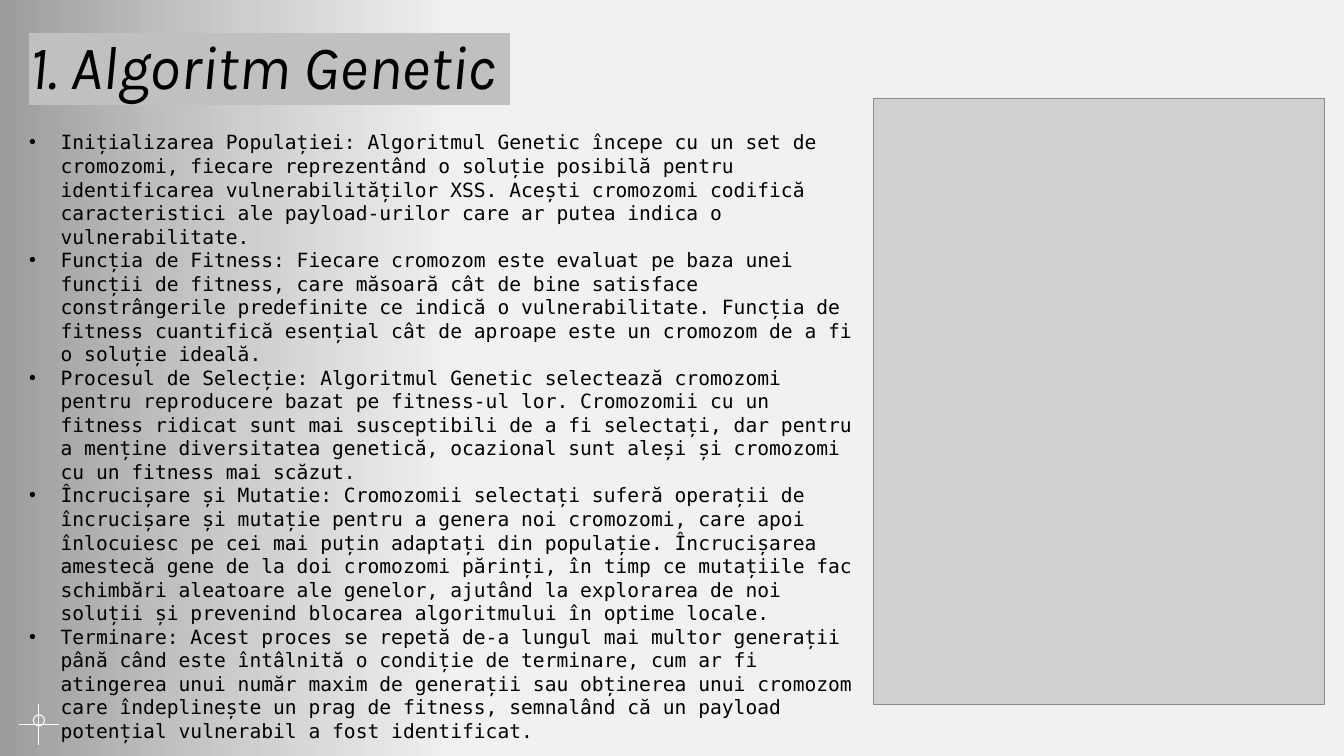
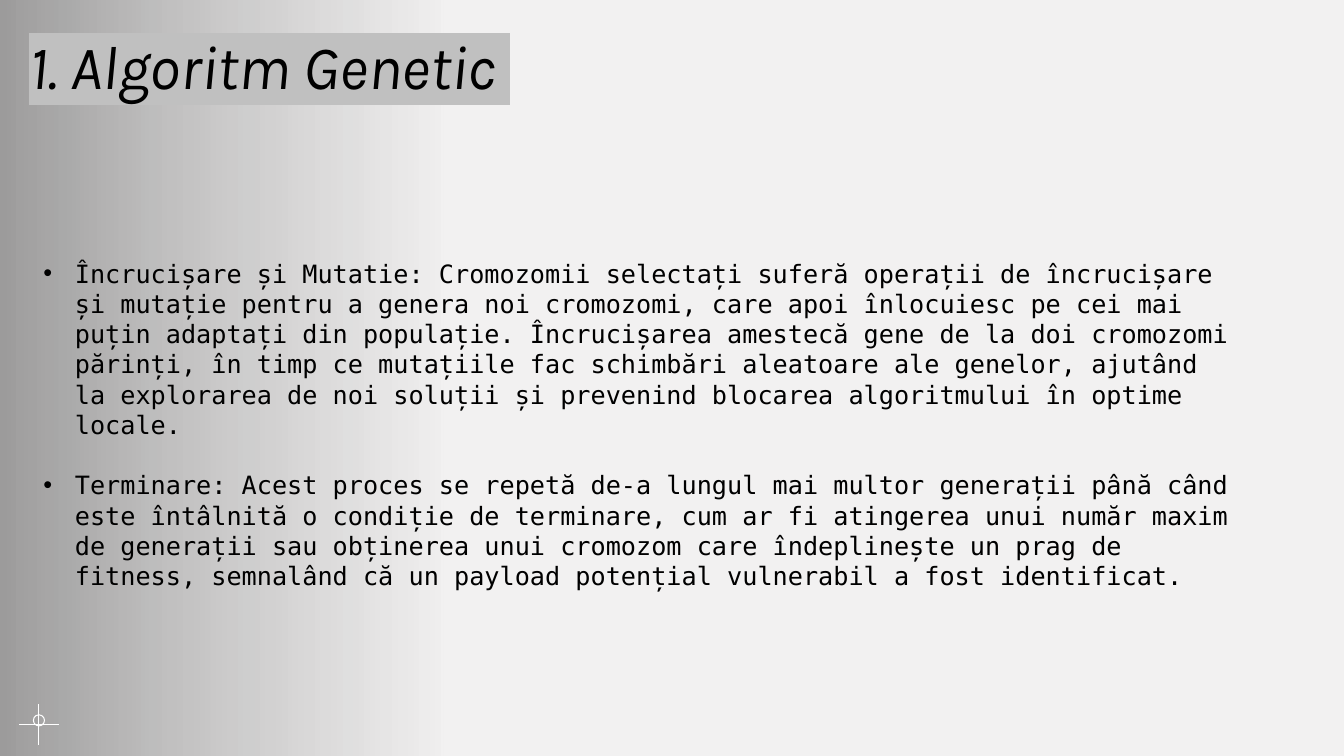
Before and after one commit to AntonioN09/ProiectTSS, a slide deck: slide 10 of Proiect_TSS.pptx. Drawn at 1344x756 pixels with LibreOffice and Linux fonts; fonts in the diff are those of the drawing; grey boxes stand for pictures; background and template pictures are left out. Boxes give left, top, right and bottom in pixels: in the first picture for what was removed or moved away, otherwise in the second. Text is boxed around its words. In the diff, an @@ line names an element or a change of style, - is before the commit and + after.

```diff
--- a/Proiect_TSS.pptx
+++ b/Proiect_TSS.pptx
@@ picture removed at <box>873,99,1325,704</box> @@
@@ text at <box>61,134,852,480</box>: paragraphs removed @@
-• Inițializarea Populației: Algoritmul Genetic începe cu un set de cromozomi, fiecare reprezentând o soluție posibilă pentru identificarea vulnerabilităților XSS. Acești cromozomi codifică caracteristici ale payload-urilor care ar putea indica o vulnerabilitate.
-• Funcția de Fitness: Fiecare cromozom este evaluat pe baza unei funcții de fitness, care măsoară cât de bine satisface constrângerile predefinite ce indică o vulnerabilitate. Funcția de fitness cuantifică esențial cât de aproape este un cromozom de a fi o soluție ideală.
-• Procesul de Selecție: Algoritmul Genetic selectează cromozomi pentru reproducere bazat pe fitness-ul lor. Cromozomii cu un fitness ridicat sunt mai susceptibili de a fi selectați, dar pentru a menține diversitatea genetică, ocazional sunt aleși și cromozomi cu un fitness mai scăzut.
@@ text "Încrucișare și Mutatie: Cromozomii selectați ...": place and size @@
-text "Încrucișare și Mutatie: Cromozomii selectați ..." at <box>61,134,852,719</box>
+text "Încrucișare și Mutatie: Cromozomii selectați ..." at <box>75,262,1228,561</box>
@@ text "Încrucișare și Mutatie: Cromozomii selectați ..." at <box>75,262,1228,561</box>: size 14 to 18 pt @@
```
Also in this commit, not shown: 4 other slides changed, 8 slides added, 1 slide removed, 2 other files.
